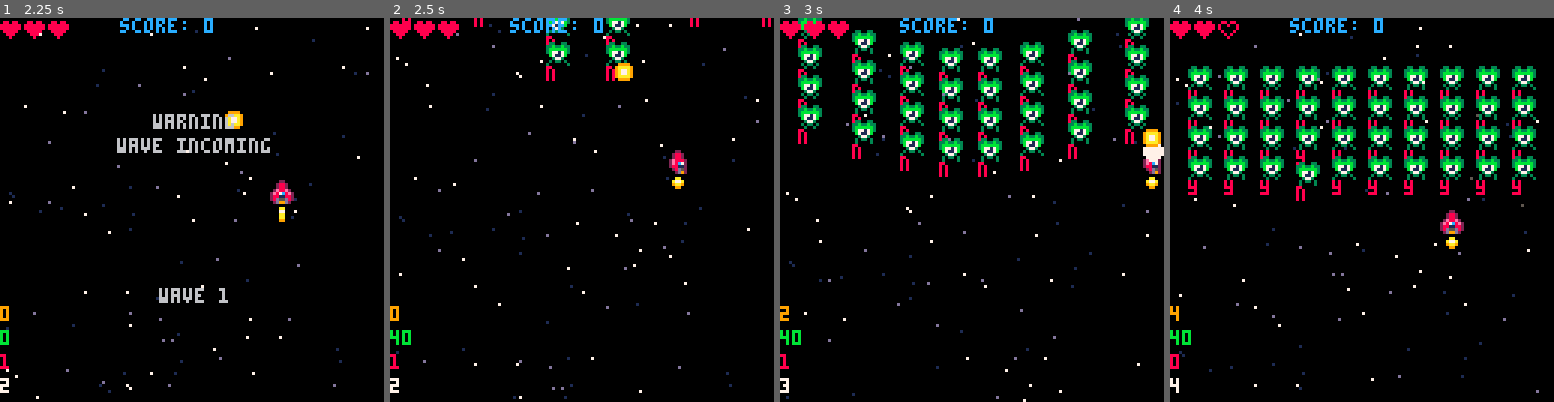
Above: before the commit, frames 1-4 (left to right).
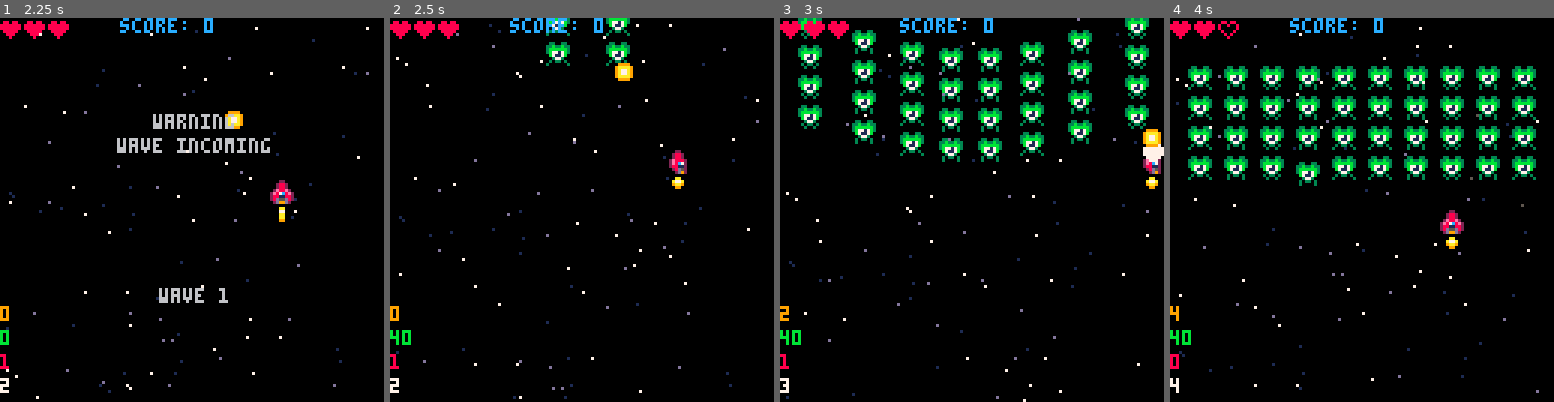
Above: after the commit, the same moments.

Repository: sirchras/p8-shmup
Game: PICO-8 cartridge shmup.p8
Same seed, same stepped clock (60 frames per second), same inputs: the game is played once before the commit and once after it.
Inputs:
- Up to frame 1 (2.25 s): tap X (X key) at 0.33, 1.07, 1.85 s; tap O (Z key) at 0.7, 1.7, 2.1 s; hold Right 1.6-2.1 s; hold Up from 2.15 s (still down)
- Up to frame 2 (2.5 s): release Up at 2.42 s; hold Right from 2.47 s (still down)
- Up to frame 3 (3 s): keep holding Right; tap O (Z key) at 2.5, 2.9 s; tap X (X key) at 2.97 s
- Up to frame 4 (4 s): release Right at 3.03 s; hold Left 3.08-3.58 s; tap O (Z key) at 3.3, 3.7 s; hold Down 3.63-3.97 s

Frame 1 is identical in both runs. In frame 2, 0.3% of the frame differs, in the area x 3-100%, y 0-17%; in frame 3, 1.2%; in frame 4, 1.6%, in the area x 4-92%, y 18-48%.

Commit message:
add universal move function
- add increasing frequency of enemy attacks
- add enemy type property

Diff:
--- a/shmup.p8
+++ b/shmup.p8
@@ -141,7 +141,7 @@
 	m_flsh=0
 	--enemies
 	enemies={}
---	spawnenemies(2)
+	atkfreq=60
 	--fx
 --	effects={} --sprite effects
 	pfx={} --particles
@@ -158,6 +158,8 @@
 	--check if wave defeated
 	if #enemies==0 and wvt==0 then
 		wave+=1
+		--temp, find better alt
+		atkfreq-=10
 		--check if defeated all waves?
 		if wave>4 then
 			if not isstatetrans() then
@@ -193,10 +195,13 @@
 		end
 	end
 	--select enemy to attack
-	if #enemies>0 and time()%2==0 then
+	local fr=time()*30
+	if #enemies>0 and fr%atkfreq==0 then
 		local e=selectenemy()
 		if e and e.act==e.hold then
 			e.act=e.atk
+			--debug
+--			e.frame=fr
 		end
 	end
 	--anim fx
@@ -240,6 +245,13 @@
 	if wvt>0 then
 		displaywavetxt()
 	end
+end
+
+--todo:
+--next wave/update wave?
+function nextwave()
+	--move wave code from update
+	-- function here
 end
 
 --spawn wave
@@ -494,6 +506,14 @@
 	spr(self.sp,self.x,self.y,
 		self.spx,self.spy)
 end
+--should this be on this class?
+function gmobj:move(dx,dy)
+	--todo
+	local dx=dx or 0
+	local dy=dy or 0
+	self.x+=dx
+	self.y+=dy
+end
 --collisions (square)
 function gmobj:col(obj)
 	local sw,sh=(8*self.spx)-1,(8*self.spy)-1
@@ -619,7 +639,7 @@
 }
 function player:update()
 	local sp=2 --default sprite
-	local x,y=self.x,self.y
+	local s=self.s
 	local dx,dy=0,0
 	--btn input
 	--⬆️⬇️⬅️➡️❎
@@ -629,13 +649,16 @@
 	if btn(➡️) then
 		dx,sp=self.s,3
 	end
-	if btn(⬆️) then dy=-self.s end
-	if btn(⬇️) then dy=self.s end
+	if (btn(⬆️)) dy=-self.s
+	if (btn(⬇️)) dy=self.s
 --	if btn(❎) and self.fc<=0 then
 	if btnp(❎) then
 		--spawn new bullet
-		b=bullet:new{x=x,y=y-6,dy=-2}
-		add(bullets,b)
+		add(bullets,bullet:new{
+			x=self.x,
+			y=self.y-6,
+			dy=-2
+		})
 		--reset fire cooldown
 		self.fc=self.fr
 		--set muzzle flash
@@ -644,8 +667,9 @@
 		sfx(0)
 	end
 	--move/update player
-	self.x=mid(0,x+dx,120)
-	self.y=mid(0,y+dy,120)
+	self:move(dx,dy)
+	self.x=mid(0,self.x,120)
+	self.y=mid(0,self.y,120)
 	self.sp=sp
 	--decrm iframes
 	if (self.invul>0) self.invul-=1
@@ -683,8 +707,7 @@
 	dy=0 --y velocity
 }
 function bullet:update()
-	self.x+=self.dx
-	self.y+=self.dy
+	self:move(self.dx,self.dy)
 	for i=#enemies,1,-1 do
 		local e=enemies[i]
 		if self:col(e) then
@@ -756,10 +779,11 @@
 	--debug
 --	print(self.y,self.x,self.y+8,8)
 --	if (self.wait) print(self.wait,self.x,self.y+8,8)
-	local atk=(self.act==self.atk)
-	local adv=(self.act==self.adv)
-	local hold=(self.act==self.hold)
-	print(hold and "y" or "n",self.x,self.y+8,8)
+--	local atk=(self.act==self.atk)
+--	local adv=(self.act==self.adv)
+--	local hold=(self.act==self.hold)
+--	print(hold and "y" or "n",self.x,self.y+8,8)
+--	if (self.frame) print(self.frame,self.x,self.y+8,8)
 end
 function enemy:flash()
 	--flash white on dmg
@@ -774,9 +798,8 @@
 end
 --enemy behavior: advance
 function enemy:adv()
-	--would vectors make this easier?
-	--well better at least...
---	self.y+=3
+	--could use gmobj.move but
+	-- would prob be messier
 	--add basic easing
 	self.x+=(self.tx-self.x)/8
 	self.y+=(self.ty-self.y)/8
@@ -795,7 +818,9 @@
 end
 
 --default green enemy
-green=enemy:new()
+green=enemy:new{
+	typ="green",
+}
 --function green:flash()
 --	--kinda color invert
 --	pal(1,8) --d blue to brwn
@@ -806,6 +831,7 @@
 
 --spinner enemy
 spinner=enemy:new{
+	typ="spinner",
 	sp=120, --120-123
 --	♥=5,
 }
@@ -816,6 +842,7 @@
 
 --jellyfish enemy
 jelly=enemy:new{
+	typ="jelly",
 	sp=101, --101-104
 	♥=2,
 }
@@ -824,7 +851,8 @@
 	if (self.sp>=105) self.sp=101
 end
 
---boss
+--todo: change name
+--golden bug?
 boss=enemy:new{
 	sp=144, --144,146
 	♥=10,
